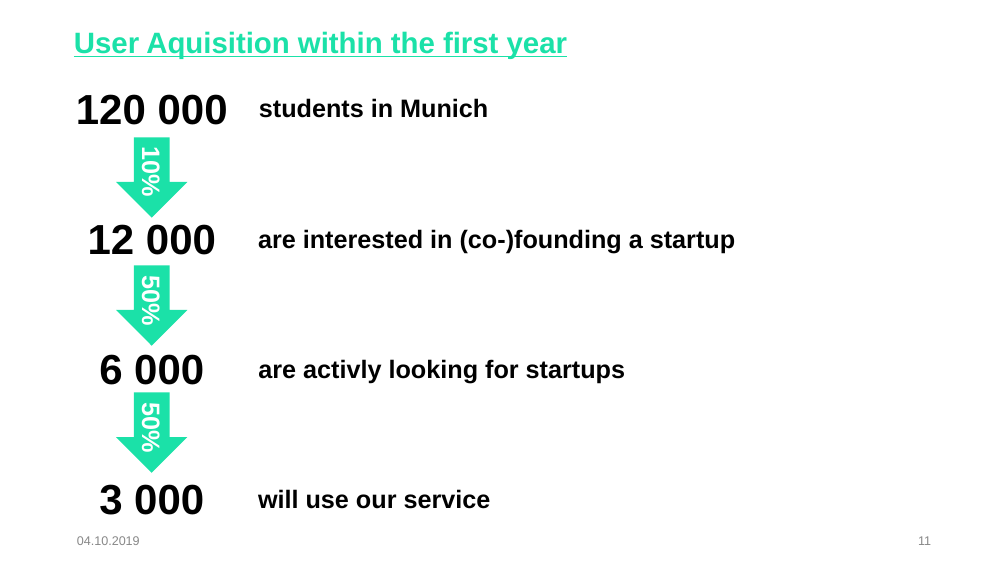
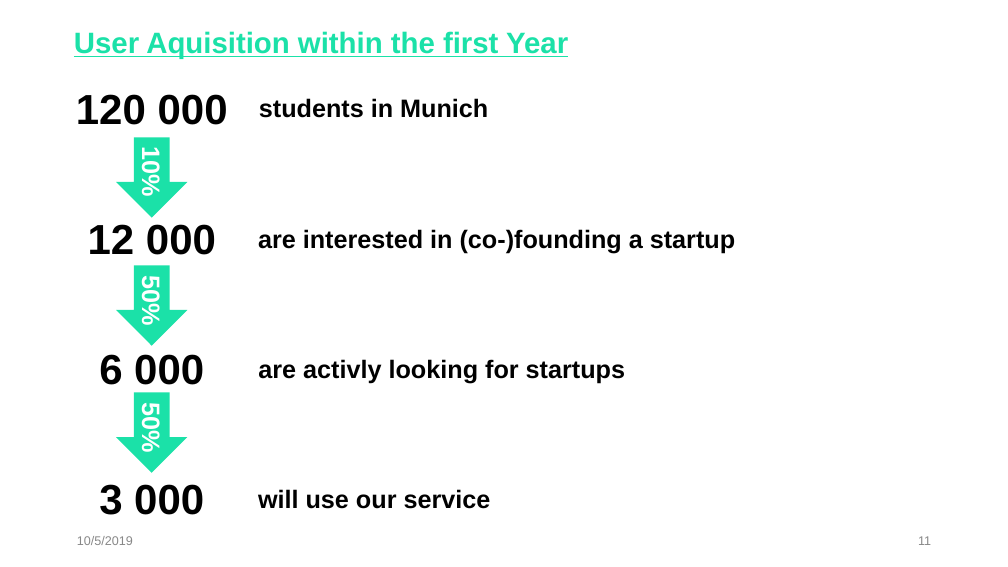
Before and after one commit to TonyChopper9/FoundingBuddies, a slide deck: slide 11 of Documents/FoundingBuddies_Pitch.pptx. Drawn at 1008x567 pixels with LibreOffice and Linux fonts; fonts in the diff are those of the drawing. Boxes give left, top, right and bottom in pixels: in the first picture for what was removed or moved away, otherwise in the second. Text is boxed around its words. In the diff, an @@ line names an element or a change of style, - is before the commit and + after.

```diff
--- a/Documents/FoundingBuddies_Pitch.pptx
+++ b/Documents/FoundingBuddies_Pitch.pptx
@@ text at (74,31,568,59): text changed @@
-User Aquisition within the first year
+User Aquisition within the first Year
@@ text at (77,536,133,545): text changed @@
-04.10.2019
+10/5/2019
```
Also in this commit, not shown: 11 other slides changed.
